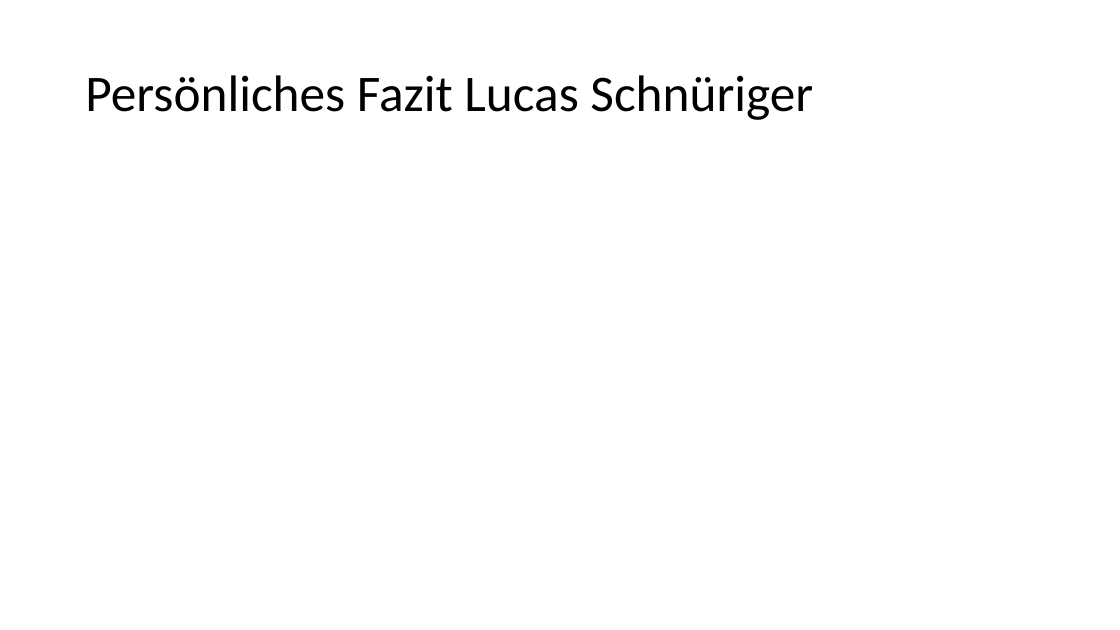
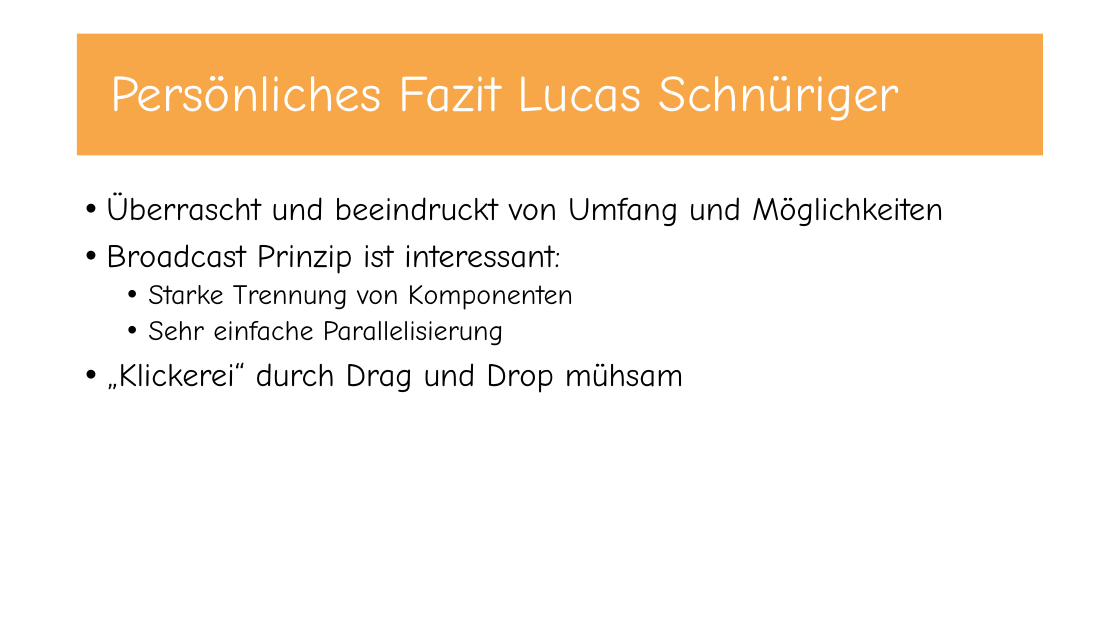
Before and after one commit to UncleBench/PCP-Projekt, a slide deck: slide 7 of Praesentation.pptx. Drawn at 1120x630 pixels with LibreOffice and Linux fonts; fonts in the diff are those of the drawing. Boxes give left, top, right and bottom in pixels: in the first picture for what was removed or moved away, otherwise in the second. Text is boxed around its words. In the diff, an @@ line names an element or a change of style, - is before the commit and + after.

```diff
--- a/Praesentation.pptx
+++ b/Praesentation.pptx
@@ title "Persönliches Fazit Lucas Schnüriger": place and size @@
-title "Persönliches Fazit Lucas Schnüriger" at <box>85,75,813,120</box>
+title "Persönliches Fazit Lucas Schnüriger" at <box>77,34,1044,155</box>
@@ title "Persönliches Fazit Lucas Schnüriger" at <box>77,34,1044,155</box>: font Calibri to Comic Neue, text colour #000000 to #FFFFFF; fill none to #F7A747 @@
@@ text added at <box>106,192,943,393</box>, 28 pt, text #000000 @@
+• Überrascht und beeindruckt von Umfang und Möglichkeiten
+• Broadcast Prinzip ist interessant:
+  • Starke Trennung von Komponenten
+  • Sehr einfache Parallelisierung
+• „Klickerei“ durch Drag und Drop mühsam
```
Also in this commit, not shown: 2 other slides changed, 5 slides added, 5 slides removed.
